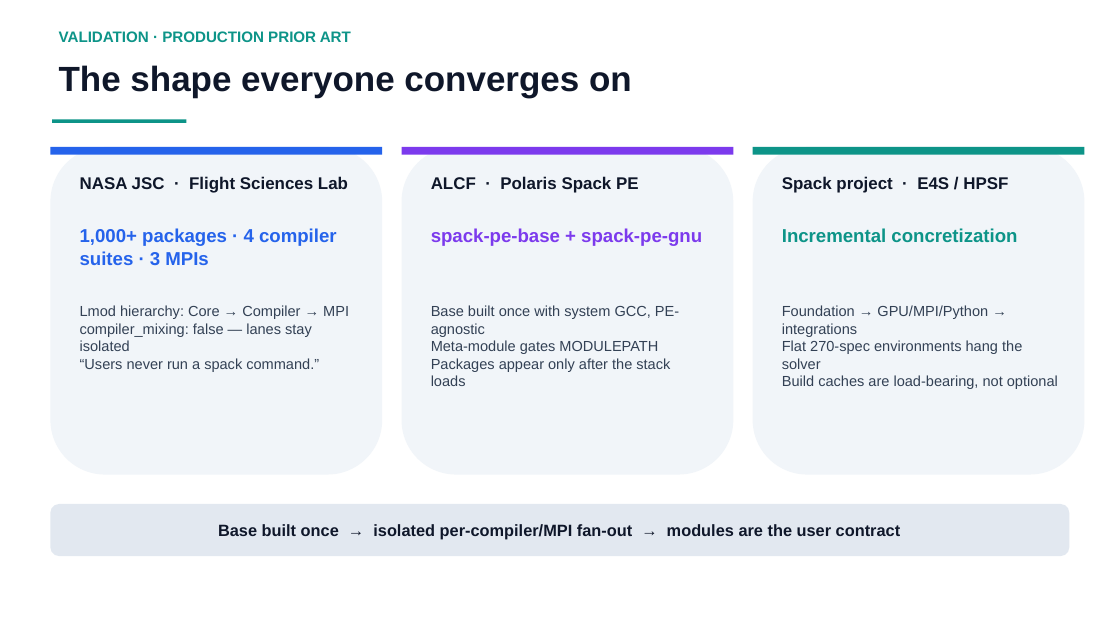
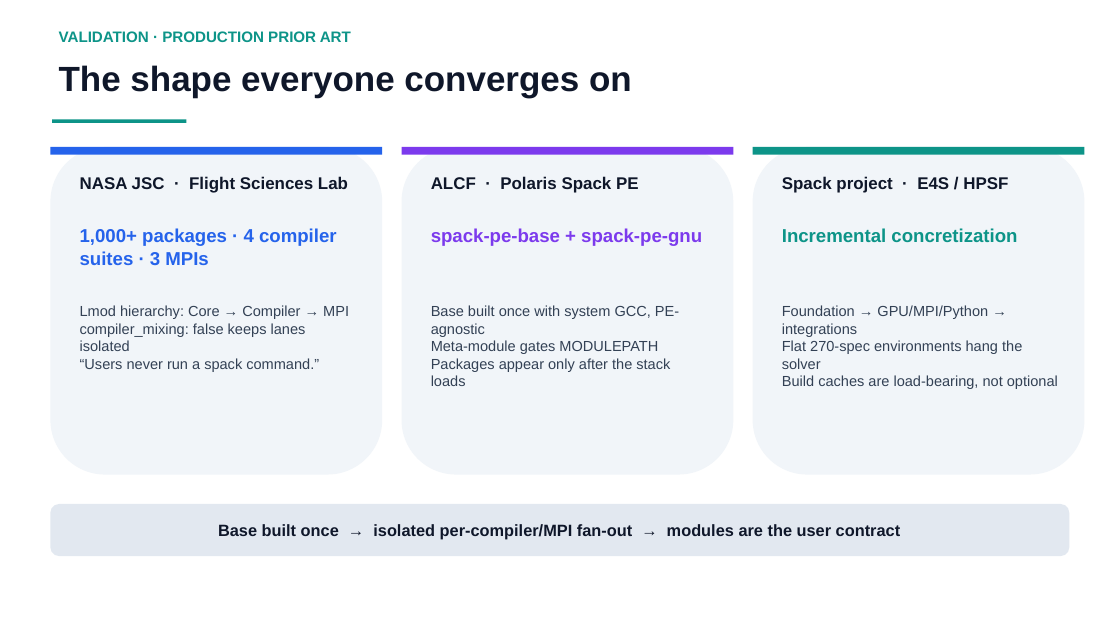
Before and after one commit to ray12514/stack-planning, a slide deck: slide 3 of presentations/cse_lanes_model.pptx. Drawn at 1120x630 pixels with LibreOffice and Linux fonts; fonts in the diff are those of the drawing. Boxes give left, top, right and bottom in pixels: in the first picture for what was removed or moved away, otherwise in the second. Text is boxed around its words. In the diff, an @@ line names an element or a change of style, - is before the commit and + after.

```diff
--- a/presentations/cse_lanes_model.pptx
+++ b/presentations/cse_lanes_model.pptx
@@ text at [80,323,306,351]: text changed @@
-compiler_mixing: false — lanes stay isolated
+compiler_mixing: false keeps lanes isolated
```
Also in this commit, not shown: 10 other slides changed, 1 other file.
